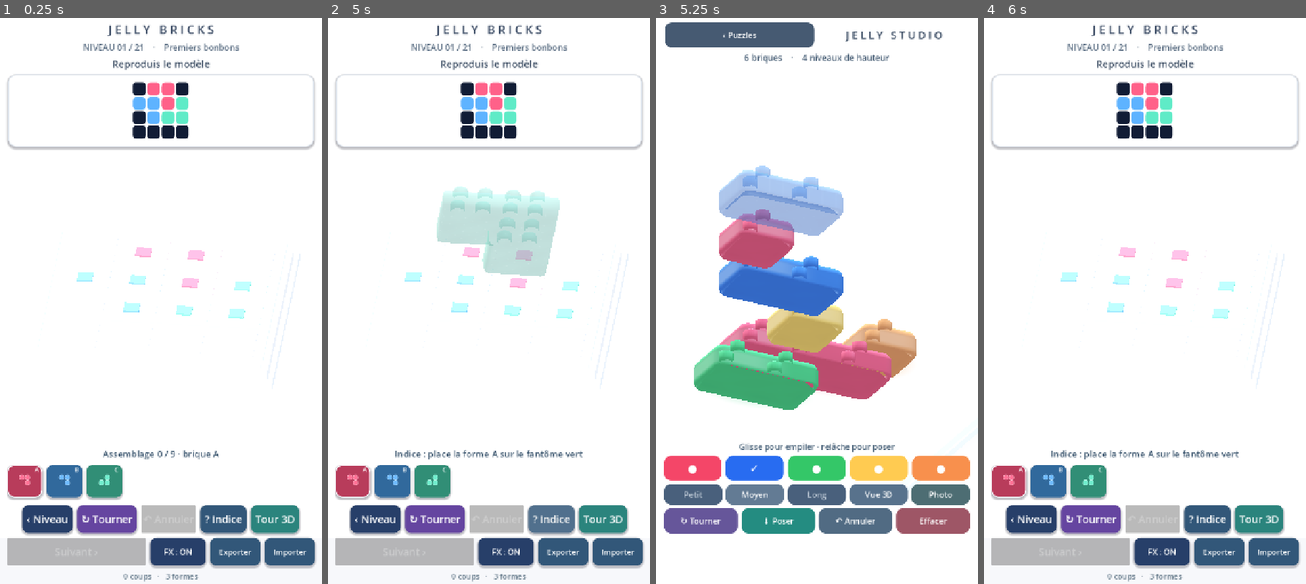
Above: before the commit, frames 1-4 (left to right).
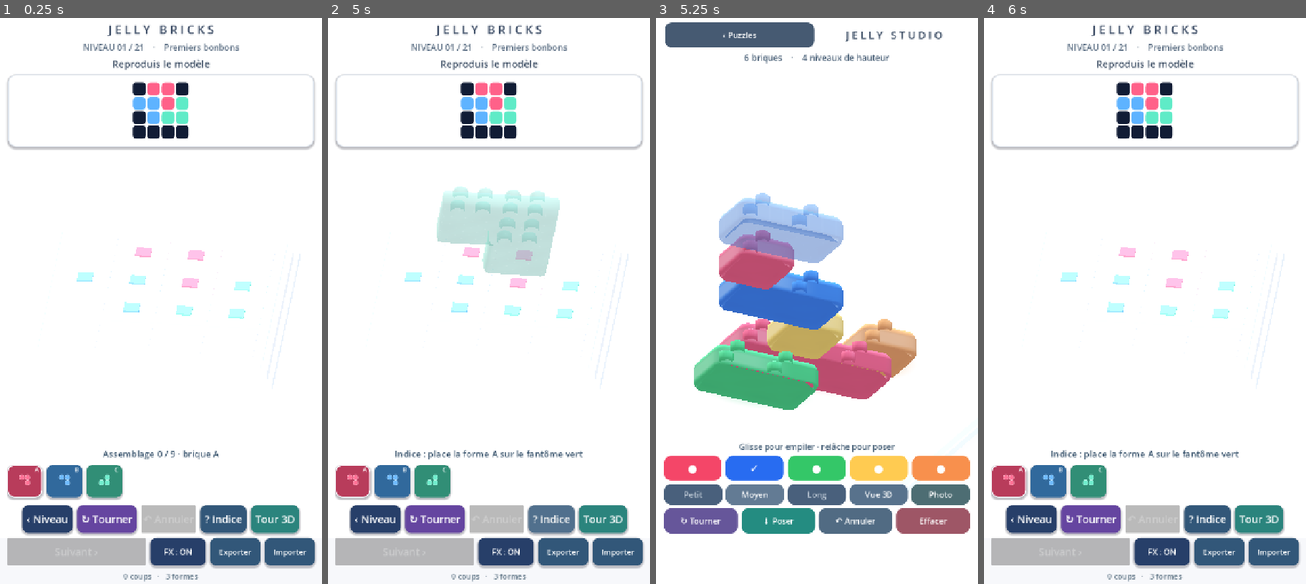
Above: after the commit, the same moments.

Repository: dbrckk/Jelly-bricks
Game: Godot game, scene res://scenes/main.tscn
The game is run twice, just before and just after one commit, with the same random seed, the same clock (stepped at 60 frames per second) and the same inputs.
Inputs (mouse positions are in pixels of both pictures, inside the frame that each line leads up to):
- Up to frame 1 (0.25 s): no input
- Up to frame 2 (5 s): click (353, 482) at 0.52 s; click (392, 482) at 1.27 s; click (431, 482) at 2.02 s; click "‹ Niveau" at 2.75 s; click "↻ Tourner" at 3.5 s; click "? Indice" at 4.25 s
- Up to frame 3 (5.25 s): click "Tour 3D" at 5 s
- Up to frame 4 (6 s): click "‹ Puzzles" at 5.75 s

Frames 1-2 are identical in both runs. In frame 3, 7.8% of the frame differs, in the area x 19-59%, y 26-61%; in frame 4, nothing differs.

Commit message:
feat(native): seat Jelly stacks inside molded underside cavities and reposition interlayer contacts

Diff:
--- a/native-godot/scripts/stack_mode.gd
+++ b/native-godot/scripts/stack_mode.gd
@@ -7,7 +7,10 @@
 const SAVE_TRANSFER = preload("res://scripts/save_transfer.gd")
 const SAVE_PATH := "user://jelly-stack-v1.json"
 const GRID := 6
-const STEP := .74
+# Each new layer slides its tenons into the recessed cavity of the
+# piece above. Old step (.74) balanced on exposed stud tips and left
+# ~.24 world-unit gaps between molded shells, visibly levitating towers.
+const STEP := .60
 const MAX_LAYERS := 9
 const MAX_BRICKS := 32
 # An actual shadow atlas is worth its GPU cost only on small photo scenes.
@@ -887,14 +890,16 @@
         contact.material_override = contact_material
         contact.cast_shadow = GeometryInstance3D.SHADOW_CASTING_SETTING_OFF
         contact.position = Vector3(float(longest_col) * .5,
-            .047 if int(entry["layer"]) > 0 else .035,
+            GEL.STUDIO_SOCKET_ROOF + .004
+                if int(entry["layer"]) > 0 else .035,
             float(longest_row) * .5)
         root_piece.add_child(contact)
     return root_piece
 
 func _world_position(entry: Dictionary) -> Vector3:
     # Bottom of gel body is at y=.055; the plinth surface is at y=-.30.
-    # Each layer rises .74 so its underside meets the studs below it.
+    # At .60 step, the underside's 0.16-deep pocket encapsulates studs;
+    # the continuous rounded body remains distinct between layers.
     return Vector3(float(entry["col"]) - float(GRID) * .5,
         -.33 + float(entry["layer"]) * STEP,
         float(entry["row"]) - float(GRID) * .5)
